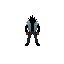
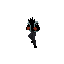
Before/after of a 64 x 64 layered artwork. What changed in the layer stack:
added layer "punch_stance_land" above "punchu_stance" over (x1=26, y1=17, x2=40, y2=48)
hid "idle", opacity 100% → 37% over (x1=25, y1=15, x2=40, y2=46)
